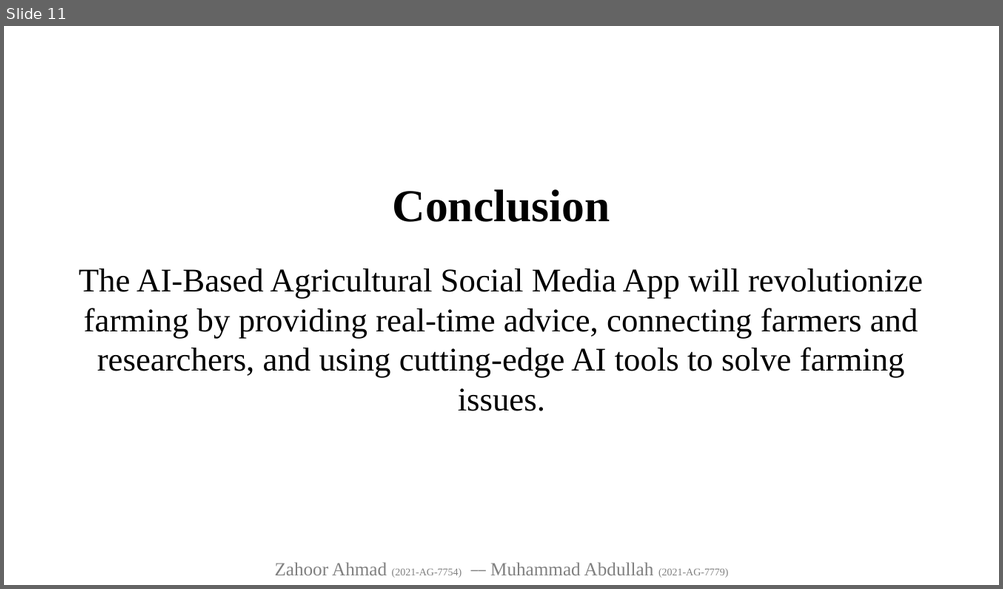
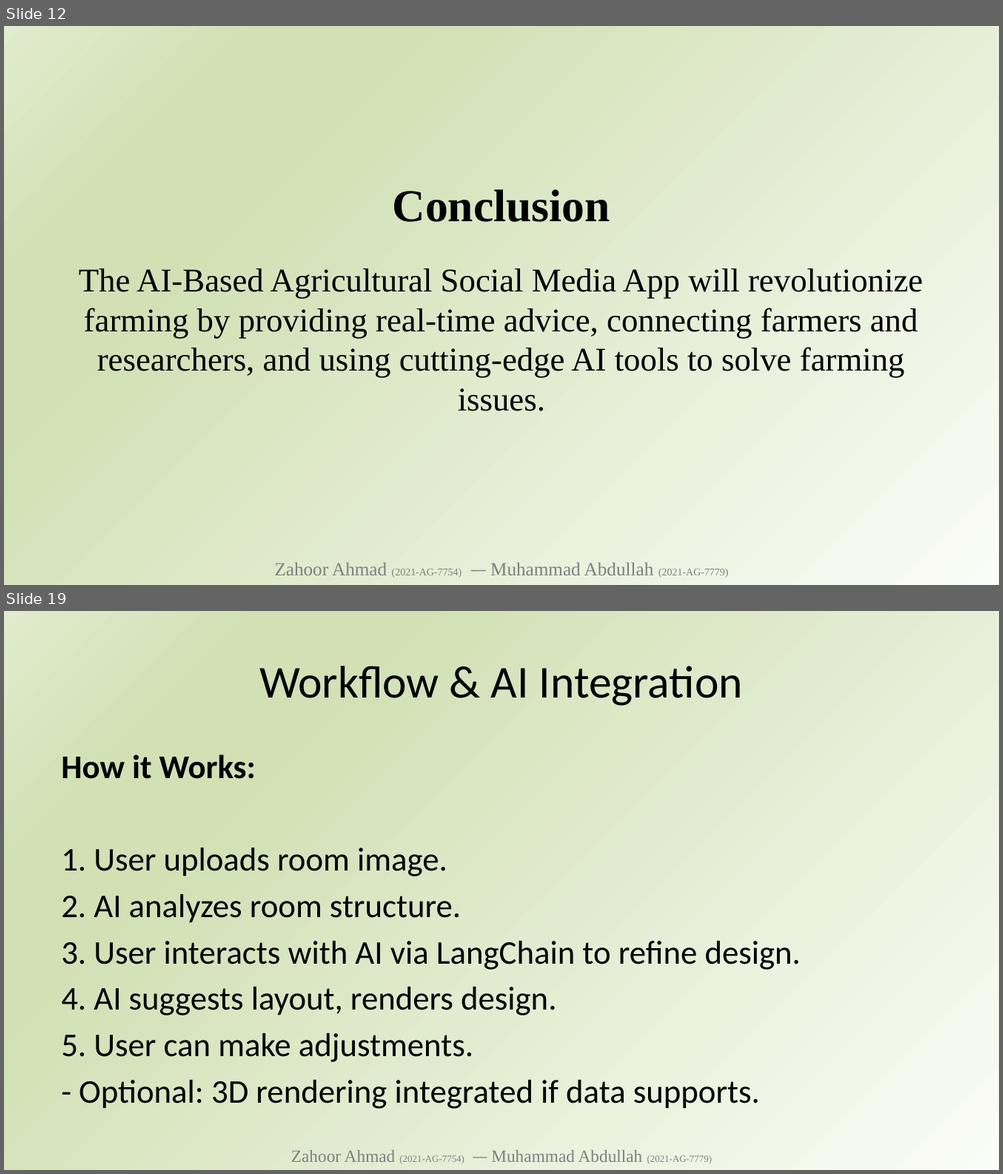
Before and after one commit to zahooronly/FYP, a slide deck: FYP AI Based Agricultural Social Media App Zahoor - Abdullah.pptx. Shown one above the other, each under a label of ours: slide 11 before the commit, slides 12 and 19 after it; the slides between them are not shown. The pictures are 1003x589 and 1003x1174 pixels, drawn with LibreOffice and Linux fonts; fonts in the diff are those of the drawing. Boxes give left, top, right and bottom in pixels: in the first picture for what was removed or moved away, otherwise in the second. Text is boxed around its words. In the diff, an @@ line names an element or a change of style, - is before the commit and + after.

```diff
--- a/FYP AI Based Agricultural Social Media App Zahoor - Abdullah.pptx
+++ b/FYP AI Based Agricultural Social Media App Zahoor - Abdullah.pptx
@@ slide 19 added at (4, 611, 999, 1170), background gradient #FAFCF7 to #D2E0B4 to #E1EBCD @@
@@ title added at (259, 666, 743, 706), 44 pt, text #000000 @@
+Workflow & AI Integration
@@ text added at (61, 755, 800, 1109), 32 pt, text #000000 @@
+How it Works:
+1. User uploads room image.
+2. AI analyzes room structure.
+3. User interacts with AI via LangChain to refine design.
+4. AI suggests layout, renders design.
+5. User can make adjustments.
+- Optional: 3D rendering integrated if data supports.
@@ text added at (291, 1150, 712, 1165), 16.6 pt, text #808080 @@
+Zahoor Ahmad (2021-AG-7754) ⎯⎯ Muhammad Abdullah (2021-AG-7779)
@@ what was slide 11 is now slide 12 @@
@@ slide 12 changed as well @@
@@ background #FFFFFF to gradient #FAFCF7 to #D2E0B4 to #E1EBCD @@
```
Also in this commit, not shown: 10 other slides changed, 11 other slides added, 1 other file.
